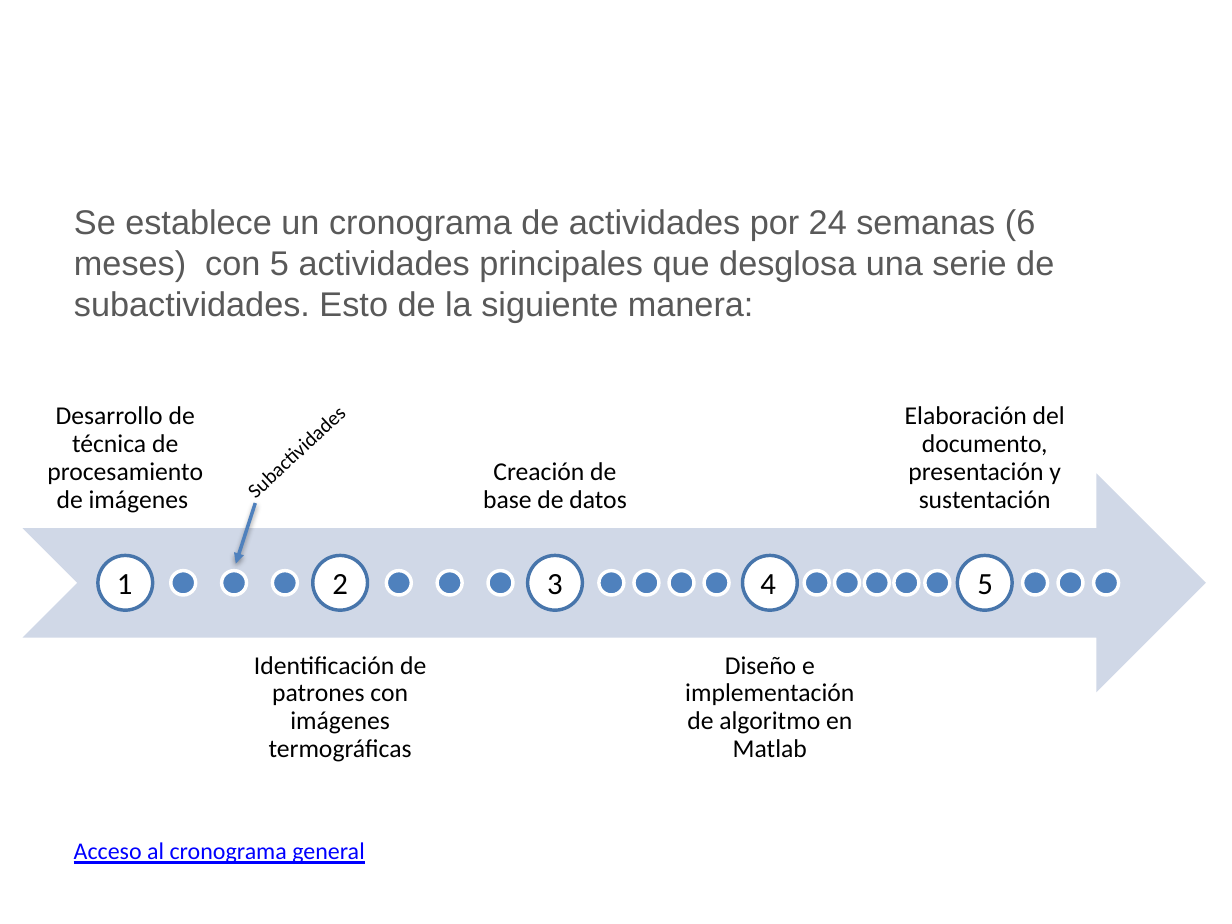
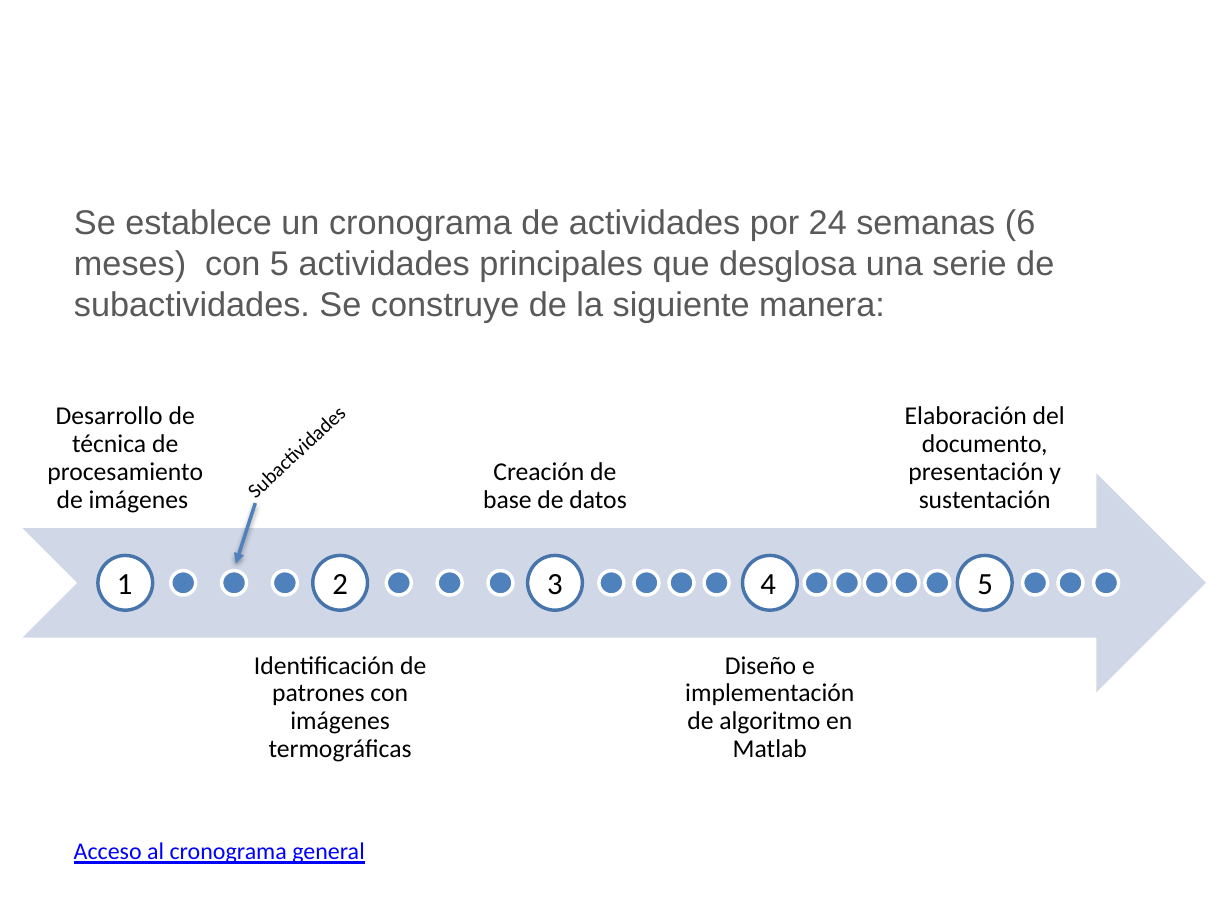
Before and after one commit to catorres480/Uniajc_Tesis_OTFV, a slide deck: slide 11 of Anteproyectos2021/ArchivosEntregables/Mayo/Exposicion_tesis_16052021.pptx. Drawn at 1232x924 pixels with LibreOffice and Linux fonts; fonts in the diff are those of the drawing; background and template pictures are left out. Boxes give left, top, right and bottom in pixels: in the first picture for what was removed or moved away, otherwise in the second. Text is boxed around its words. In the diff, an @@ line names an element or a change of style, - is before the commit and + after.

```diff
--- a/Anteproyectos2021/ArchivosEntregables/Mayo/Exposicion_tesis_16052021.pptx
+++ b/Anteproyectos2021/ArchivosEntregables/Mayo/Exposicion_tesis_16052021.pptx
@@ text at [74,209,1054,322]: text changed @@
-Se establece un cronograma de actividades por 24 semanas (6 meses) con 5 actividades principales que desglosa una serie de subactividades. Esto de la siguiente manera:
+Se establece un cronograma de actividades por 24 semanas (6 meses) con 5 actividades principales que desglosa una serie de subactividades. Se construye de la siguiente manera:
```
Also in this commit, not shown: 2 other slides changed.
